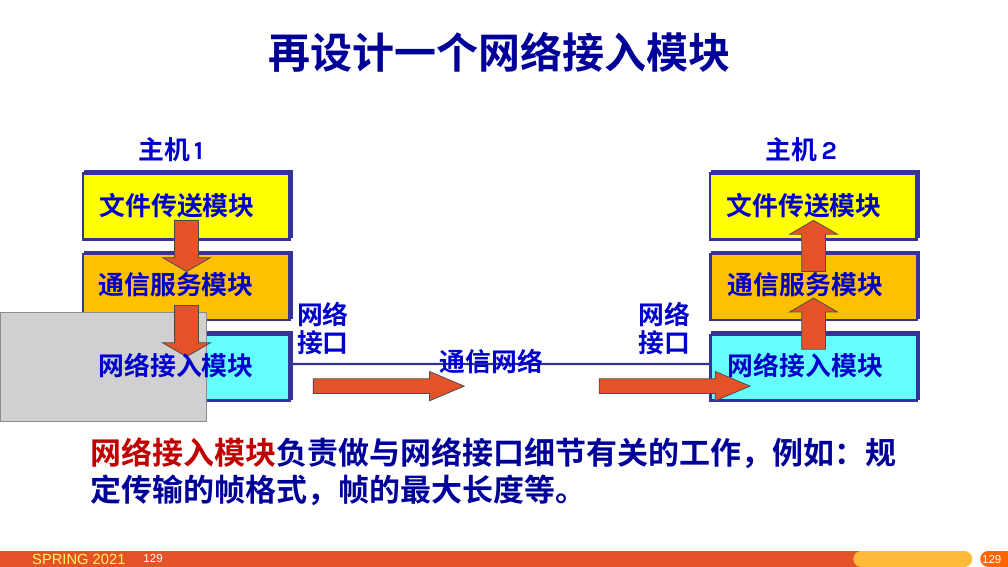
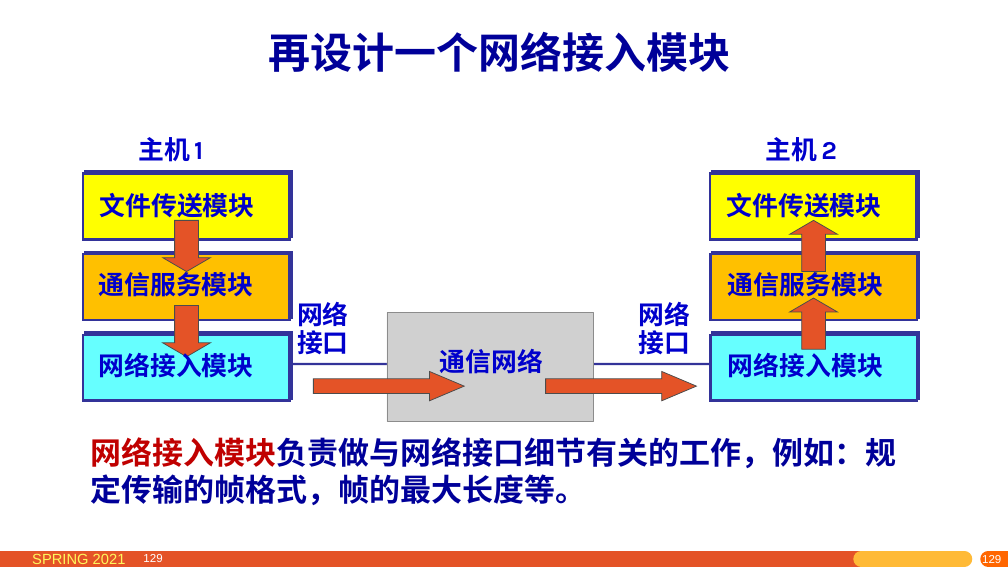
Before and after one commit to network-whu/2021, a slide deck: slide 129 of slides/instruction/01.pptx. Drawn at 1008x567 pixels with LibreOffice and Linux fonts; fonts in the diff are those of the drawing; grey boxes stand for pictures. Boxes give left, top, right and bottom in pixels: in the first picture for what was removed or moved away, otherwise in the second. Text is boxed around its words. In the diff, an @@ line names an element or a change of style, - is before the commit and + after.

```diff
--- a/slides/instruction/01.pptx
+++ b/slides/instruction/01.pptx
@@ picture removed at [0,313,206,422] @@
@@ picture added at [387,313,594,422] @@
@@ right arrow: place and size @@
-right arrow at [600,371,751,401]
+right arrow at [546,371,697,401]
```
Also in this commit, not shown: 3 other slides changed, 2 slides added, 4 other files.
